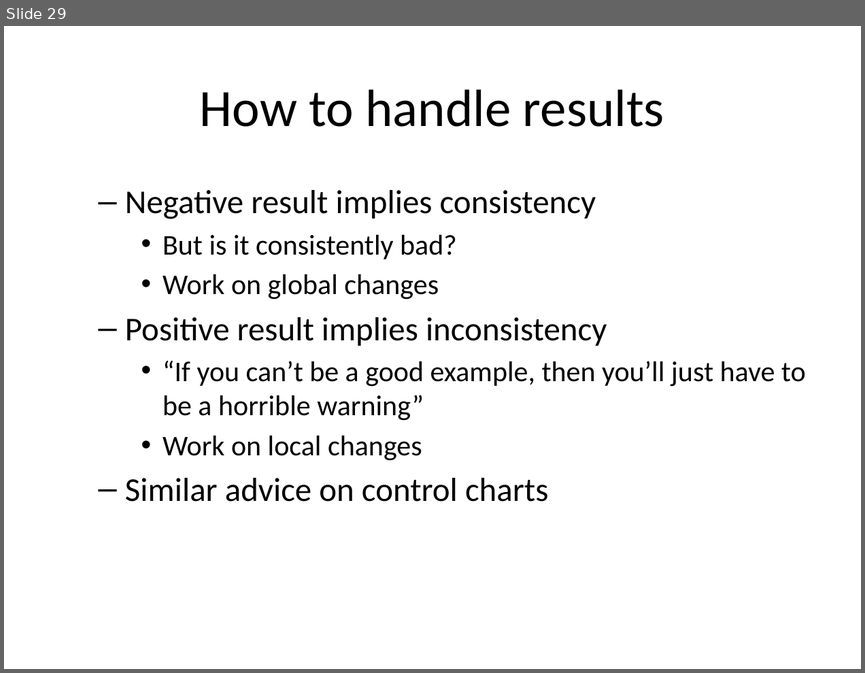
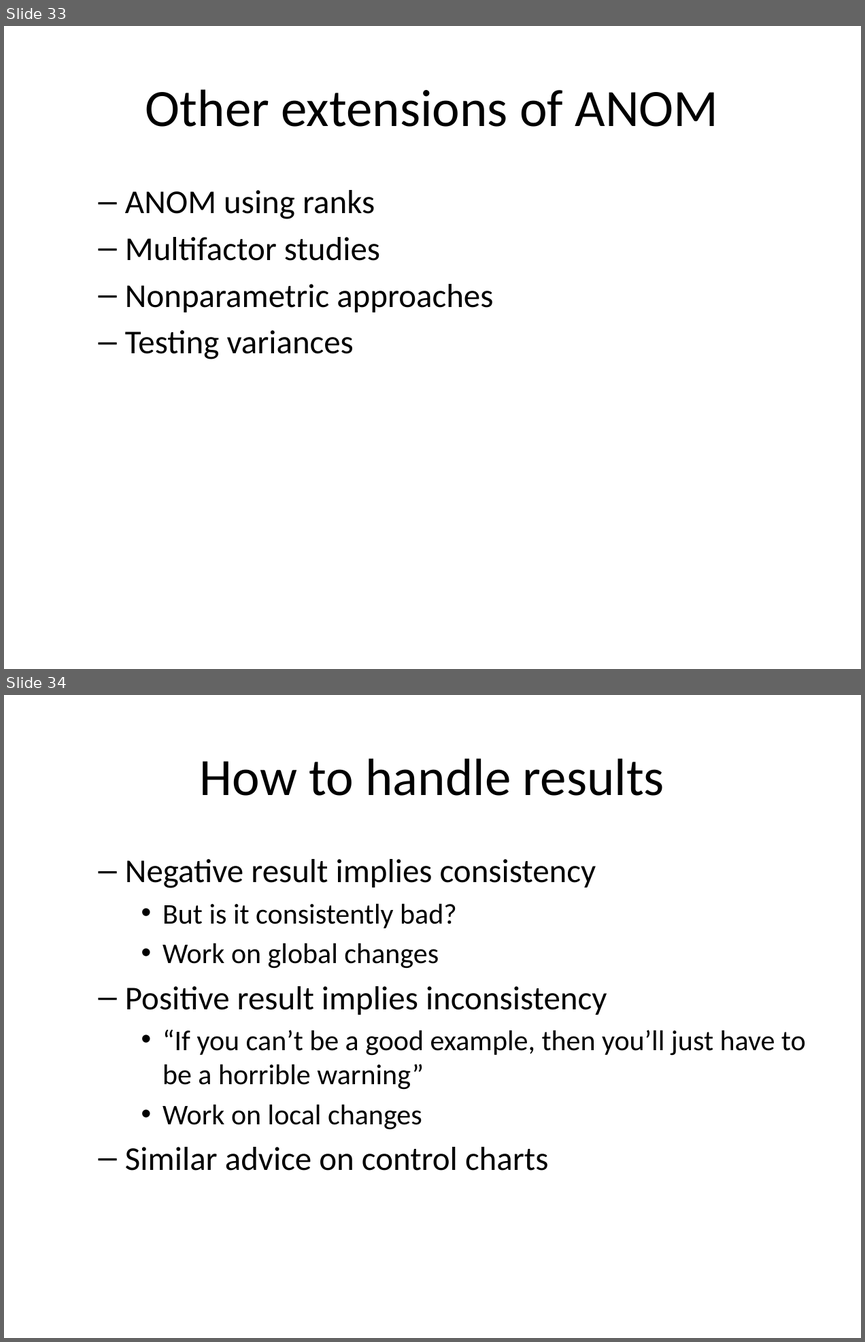
Before and after one commit to pmean/papers-and-presentations, a slide deck: anom/anom-talk.pptx. Shown one above the other, each under a label of ours: slide 29 before the commit, slides 33 and 34 after it. The pictures are 865x673 and 865x1342 pixels, drawn with LibreOffice and Linux fonts; fonts in the diff are those of the drawing. Boxes give left, top, right and bottom in pixels: in the first picture for what was removed or moved away, otherwise in the second. Text is boxed around its words. In the diff, an @@ line names an element or a change of style, - is before the commit and + after.

Commit message:
Added Poisson example to ANOM talk

```diff
--- a/anom/anom-talk.pptx
+++ b/anom/anom-talk.pptx
@@ slide 33 added at <box>4,26,861,669</box>, background #FFFFFF @@
@@ title added at <box>145,89,719,127</box>, 44 pt, text #000000 @@
+Other extensions of ANOM
@@ text added at <box>125,190,493,359</box>, 28 pt, text #000000 @@
+  – ANOM using ranks
+  – Multifactor studies
+  – Nonparametric approaches
+  – Testing variances
@@ what was slide 29 is now slide 34 @@
```
Also in this commit, not shown: 1 slide changed, 4 other slides added, 2 other files.
